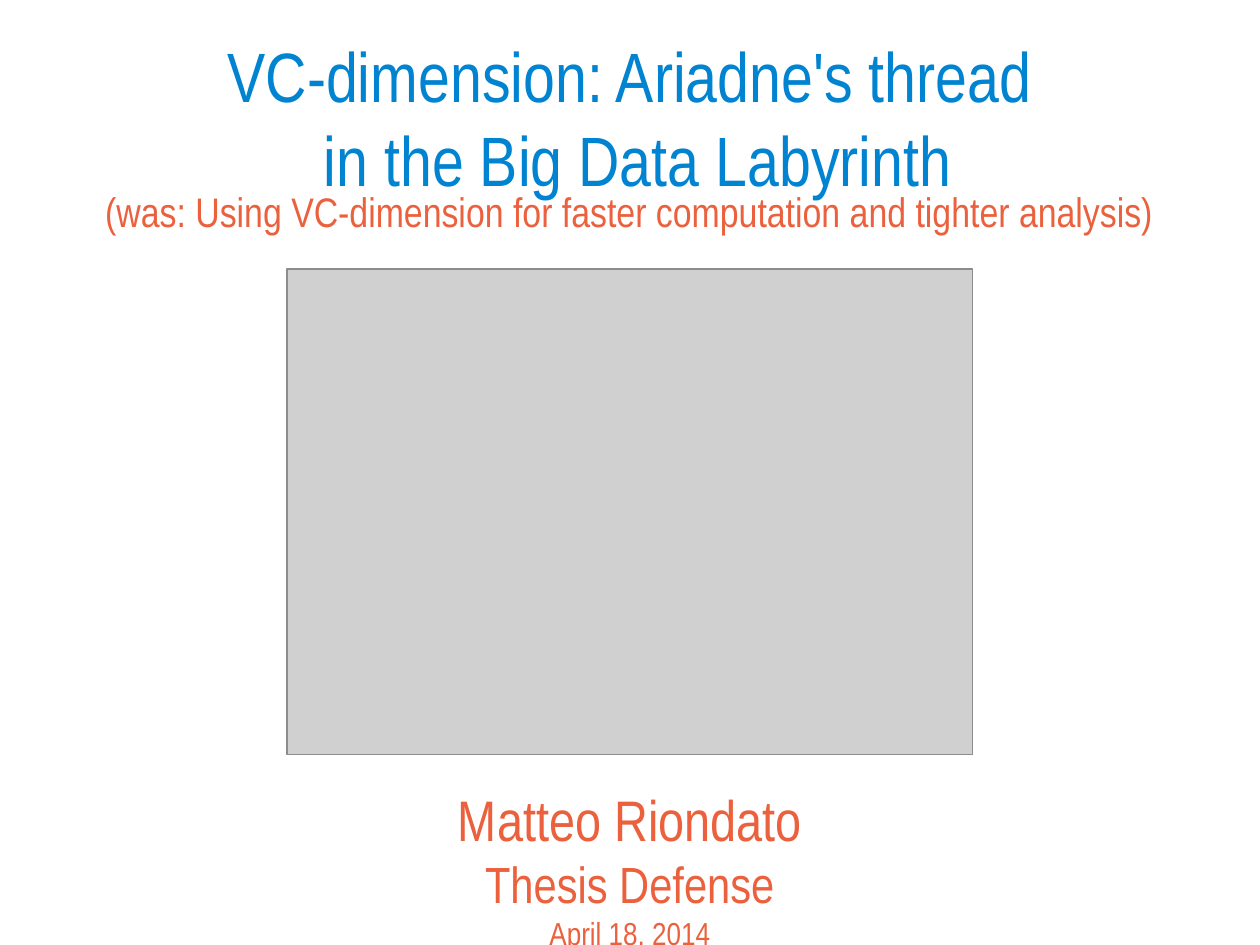
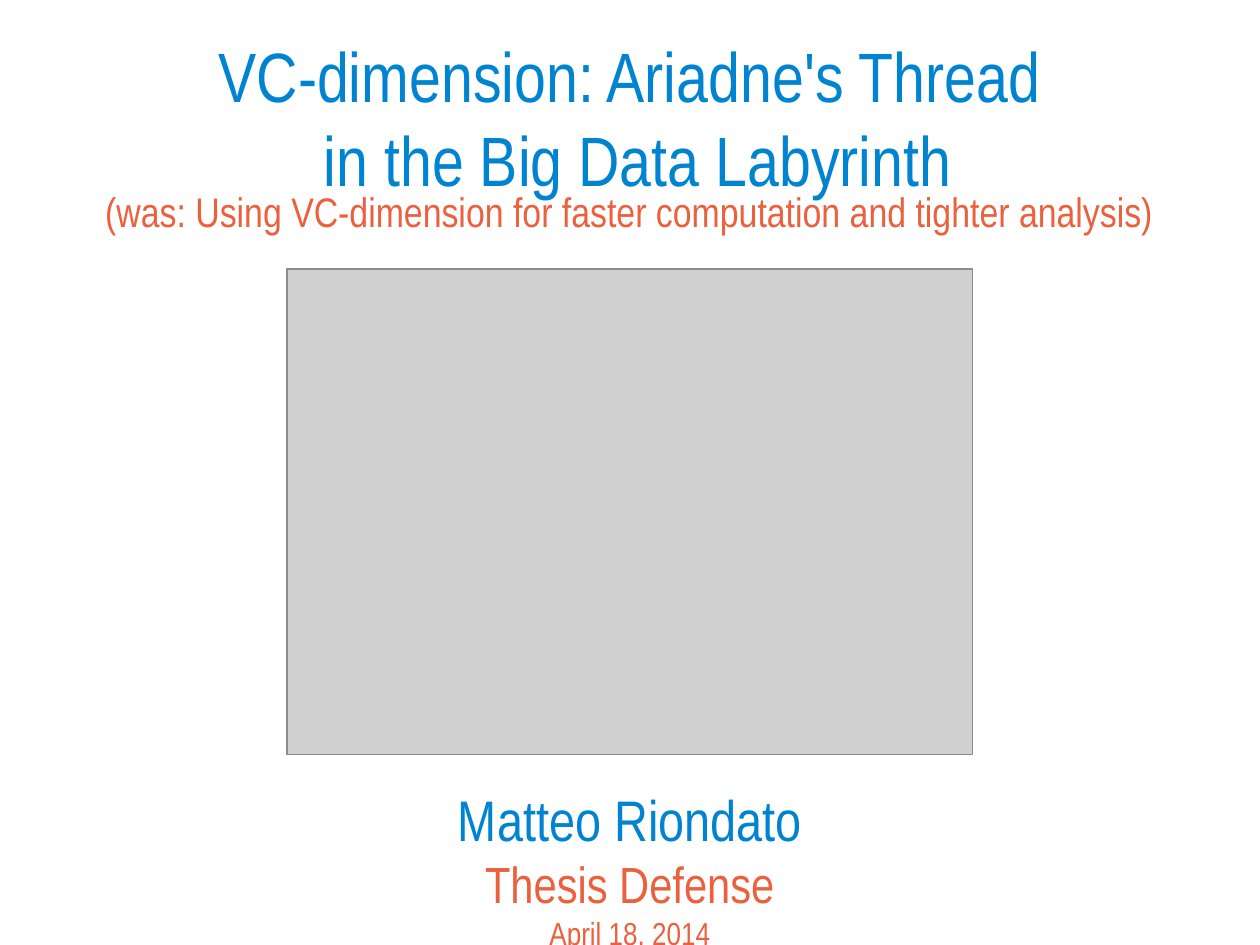
Before and after one commit to ZhizhongIsaacChen/dissertation, a slide deck: slide 1 of defense/Defense-talk.odp. Drawn at 1260x945 pixels with LibreOffice and Linux fonts; fonts in the diff are those of the drawing; grey boxes stand for pictures. Boxes give left, top, right and bottom in pixels: in the first picture for what was removed or moved away, otherwise in the second. Text is boxed around its words. In the diff, an @@ line names an element or a change of style, - is before the commit and + after.

Commit message:
minor editing to presentation.

```diff
--- a/defense/Defense-talk.odp
+++ b/defense/Defense-talk.odp
@@ title at (219, 51, 1040, 199): text changed @@
-VC-dimension: Ariadne's thread
-in the Big Data Labyrinth
+VC-dimension: Ariadne's Thread
+in the Big Data Labyrinth
@@ subtitle at (458, 799, 801, 842): text colour #EB613D to #0084D1 in "Matteo Riondato" @@
```
Also in this commit, not shown: 11 other slides changed.
